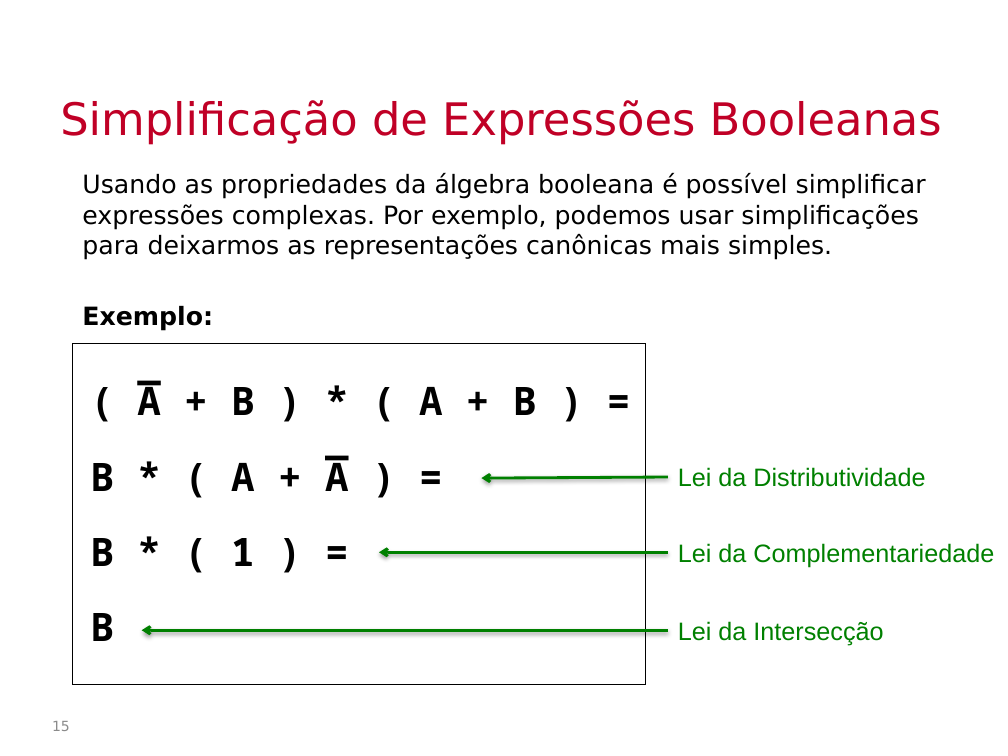
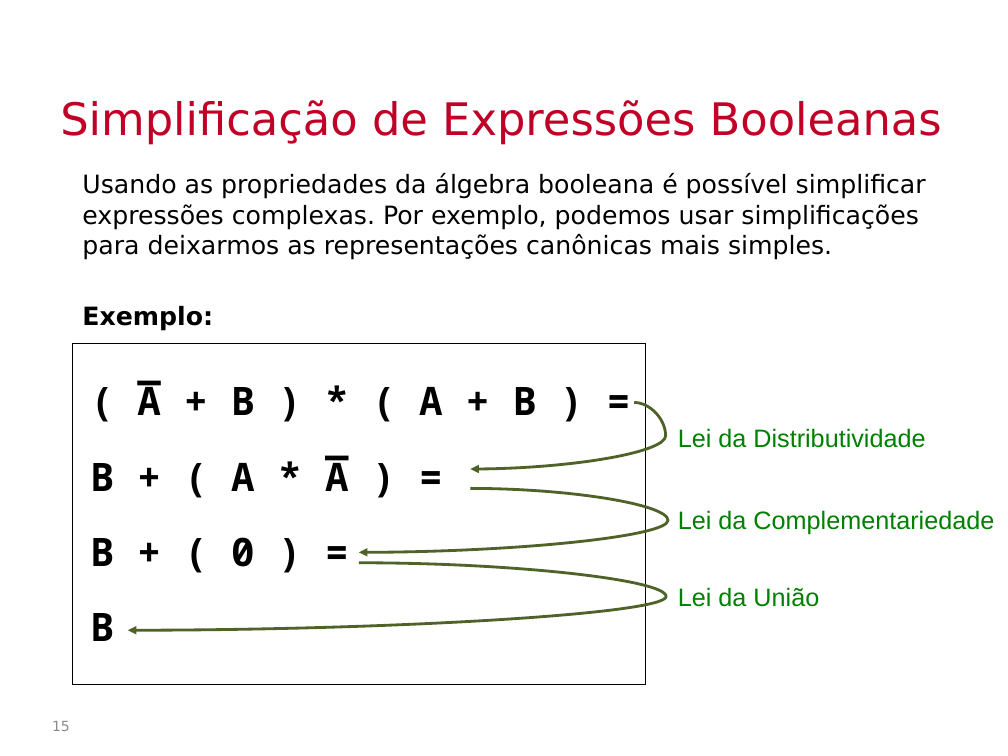
Before and after one commit to Insper/bits-e-proc, a slide deck: slide 15 of docs-src/slides/conteudoAlgebraBooleana.pptx. Drawn at 1008x756 pixels with LibreOffice and Linux fonts; fonts in the diff are those of the drawing; background and template pictures are left out. Boxes give left, top, right and bottom in pixels: in the first picture for what was removed or moved away, otherwise in the second. Text is boxed around its words. In the diff, an @@ line names an element or a change of style, - is before the commit and + after.

```diff
--- a/docs-src/slides/conteudoAlgebraBooleana.pptx
+++ b/docs-src/slides/conteudoAlgebraBooleana.pptx
@@ curved arrow added from (634, 402) to (471, 469), #4F6228 2 pt @@
@@ text "Lei da Distributividade": place and size @@
-text "Lei da Distributividade" at <box>678,467,925,487</box>
+text "Lei da Distributividade" at <box>678,428,925,448</box>
@@ text in rectangle at <box>90,455,349,567</box>: text changed @@
-B * ( A + A ) =
-B * ( 1 ) =
+B + ( A * A ) =
+B + ( 0 ) =
@@ arrow removed from (668, 477) to (482, 478) @@
@@ curved arrow added from (471, 488) to (359, 552), #4F6228 2 pt @@
@@ text "Lei da Complementariedade": place and size @@
-text "Lei da Complementariedade" at <box>678,543,994,567</box>
+text "Lei da Complementariedade" at <box>678,510,994,535</box>
@@ curved arrow added from (359, 562) to (128, 630), #4F6228 2 pt @@
@@ arrow removed from (668, 552) to (379, 552) @@
@@ text at <box>678,587,819,607</box>: text changed @@
-Lei da Intersecção
+Lei da União
@@ arrow removed from (668, 630) to (142, 630) @@
```
Also in this commit, not shown: 1 other slide changed, 1 slide added, 1 other file.
